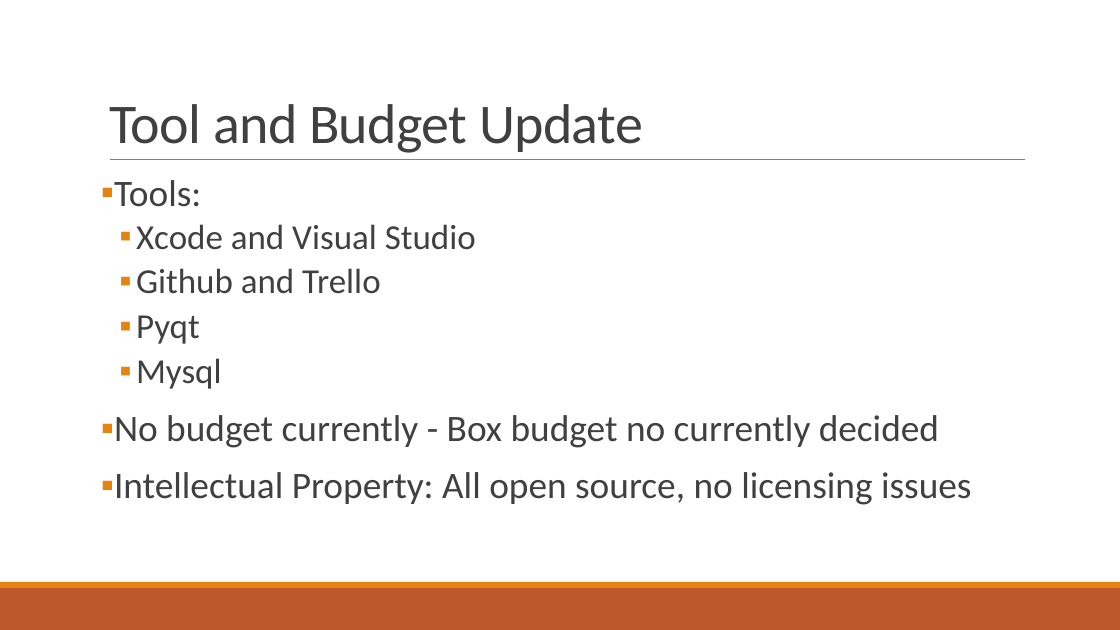
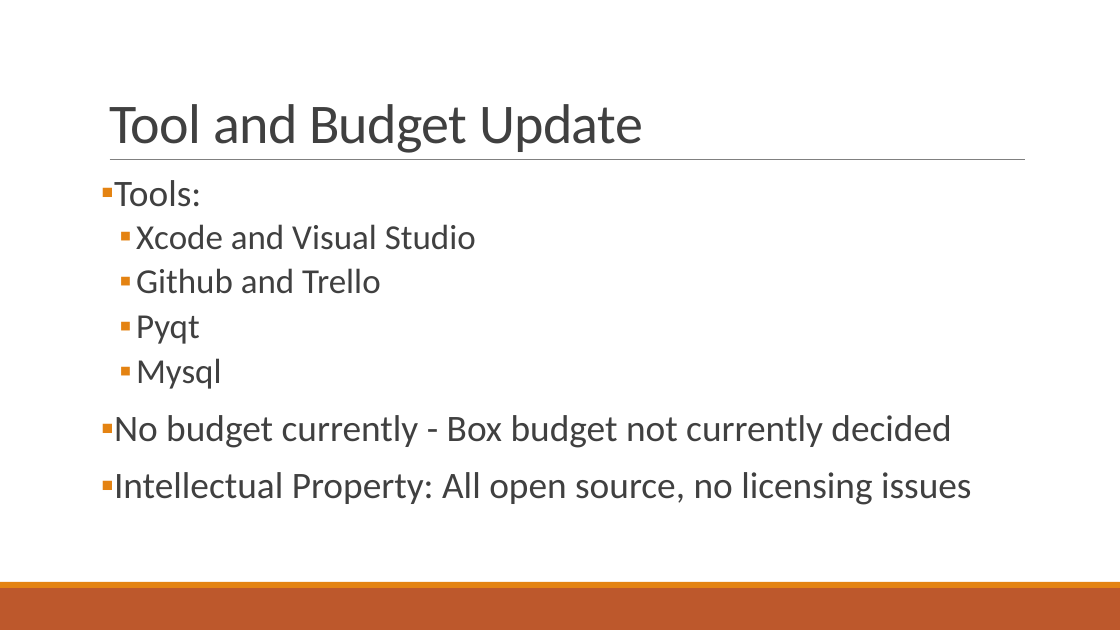
Before and after one commit to SDSMT-CSC464-F15/dancesoft, a slide deck: slide 16 of Sprint 3/client presentation/DanceSoft powerpoint sprint 3.pptx. Drawn at 1120x630 pixels with LibreOffice and Linux fonts; fonts in the diff are those of the drawing. Boxes give left, top, right and bottom in pixels: in the first picture for what was removed or moved away, otherwise in the second. Text is boxed around its words. In the diff, an @@ line names an element or a change of style, - is before the commit and + after.

```diff
--- a/Sprint 3/client presentation/DanceSoft powerpoint sprint 3.pptx
+++ b/Sprint 3/client presentation/DanceSoft powerpoint sprint 3.pptx
@@ text at bbox=[114, 415, 951, 448]: text changed @@
-▪ No budget currently - Box budget no currently decided
+▪ No budget currently - Box budget not currently decided
```
Also in this commit, not shown: 7 other slides changed, 2 slides added, 2 slides removed, 40 other files.
